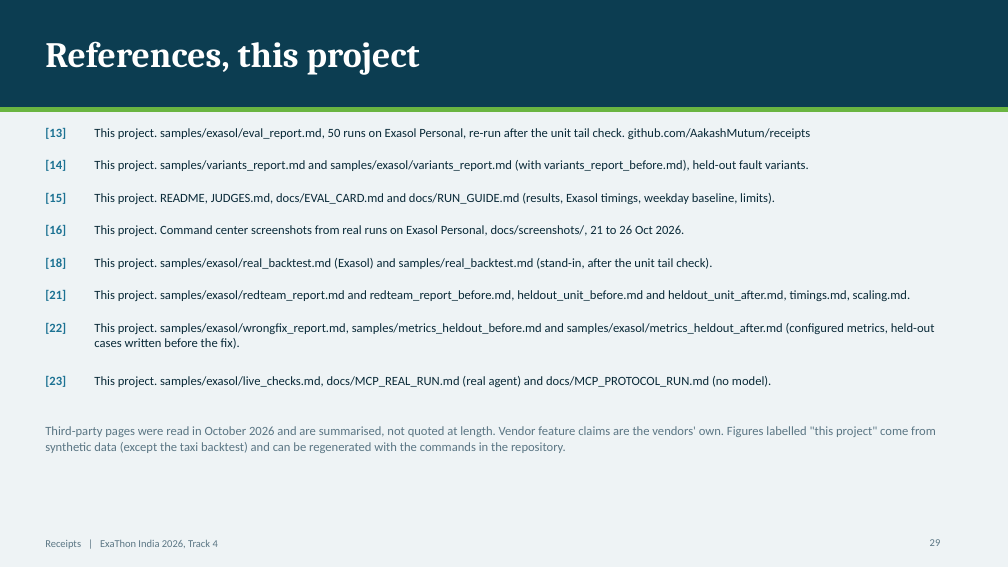
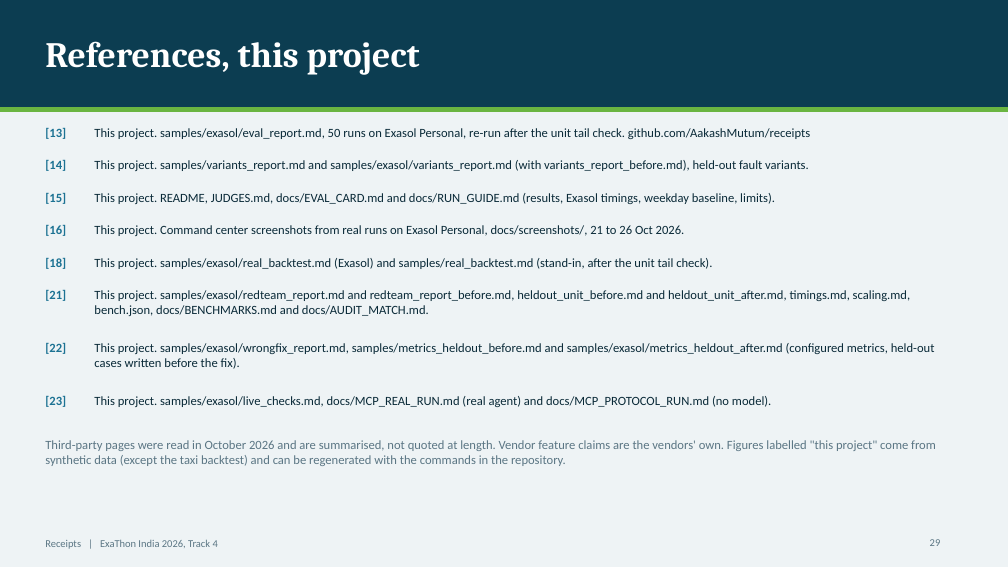
Before and after one commit to AakashMutum/receipts, a slide deck: slide 29 of docs/Receipts_ExaThon_2026_Deck.pptx. Drawn at 1008x567 pixels with LibreOffice and Linux fonts; fonts in the diff are those of the drawing. Boxes give left, top, right and bottom in pixels: in the first picture for what was removed or moved away, otherwise in the second. Text is boxed around its words. In the diff, an @@ line names an element or a change of style, - is before the commit and + after.

```diff
--- a/docs/Receipts_ExaThon_2026_Deck.pptx
+++ b/docs/Receipts_ExaThon_2026_Deck.pptx
@@ text at bbox=[94, 290, 910, 316]: text changed @@
-This project. samples/exasol/redteam_report.md and redteam_report_before.md, heldout_unit_before.md and heldout_unit_after.md, timings.md, scaling.md.
+This project. samples/exasol/redteam_report.md and redteam_report_before.md, heldout_unit_before.md and heldout_unit_after.md, timings.md, scaling.md, bench.json, docs/BENCHMARKS.md and docs/AUDIT_MATCH.md.
@@ 4 texts: place and size @@
-4 texts at bbox=[45, 323, 935, 387]
+4 texts at bbox=[45, 343, 935, 407]
@@ text "Third-party pages were read in ...": place and size @@
-text "Third-party pages were read in ..." at bbox=[45, 426, 936, 453]
+text "Third-party pages were read in ..." at bbox=[45, 440, 936, 466]
```
Also in this commit, not shown: 3 other slides changed, 1 other file.
